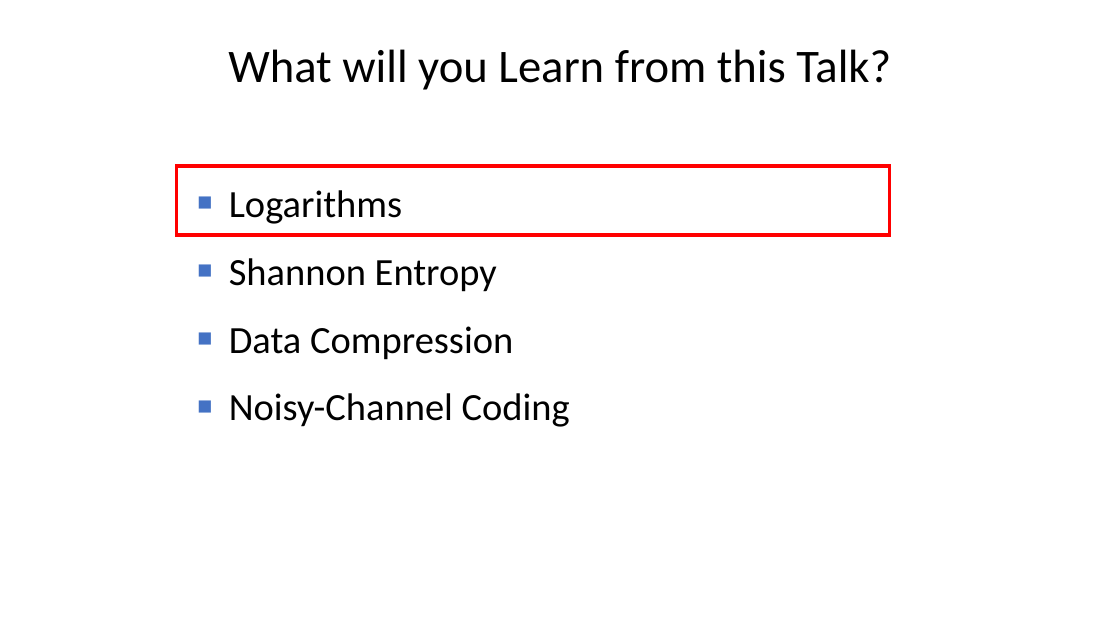
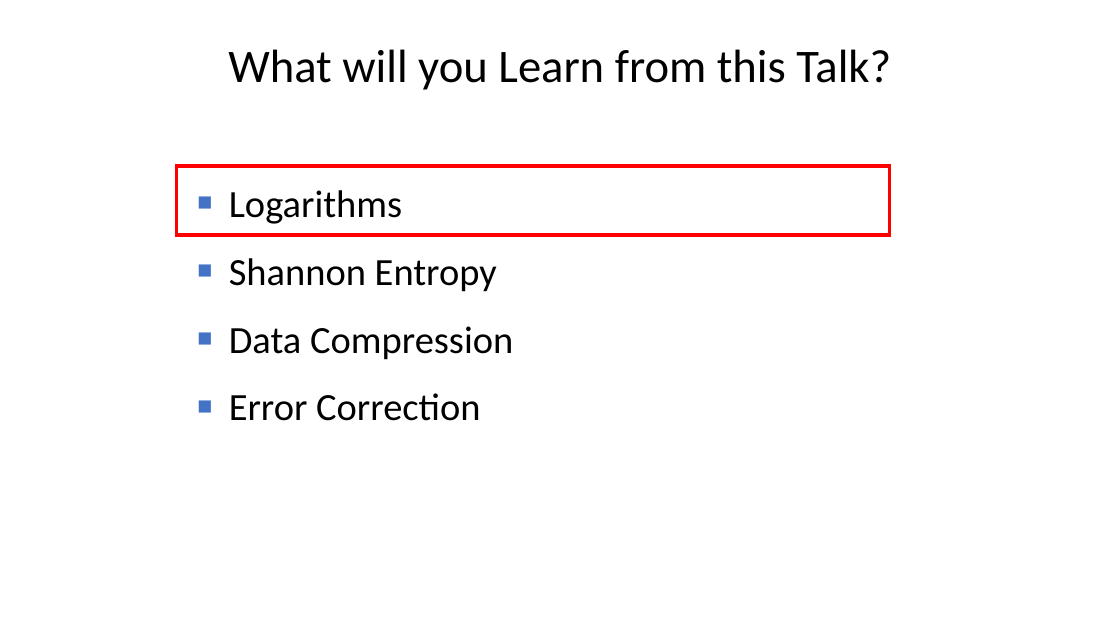
Before and after one commit to cschaffner/ITNuggets, a slide deck: slide 6 of presentation/Nuggets of Shannon Information Theory.pptx (slide 3 before the commit). Drawn at 1120x630 pixels with LibreOffice and Linux fonts; fonts in the diff are those of the drawing. Boxes give left, top, right and bottom in pixels: in the first picture for what was removed or moved away, otherwise in the second. Text is boxed around its words. In the diff, an @@ line names an element or a change of style, - is before the commit and + after.

```diff
--- a/presentation/Nuggets of Shannon Information Theory.pptx
+++ b/presentation/Nuggets of Shannon Information Theory.pptx
@@ text at (x1=229, y1=393, x2=480, y2=421): text changed @@
-■ Noisy-Channel Coding
+■ Error Correction
```
Also in this commit, not shown: 1 other slide changed, 6 slides added, 1 other file.
